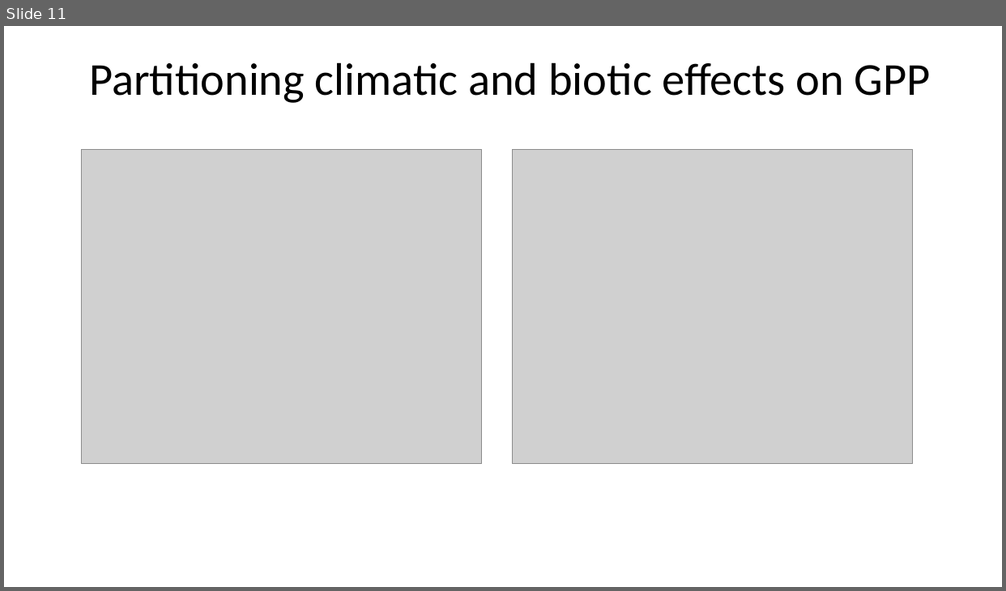
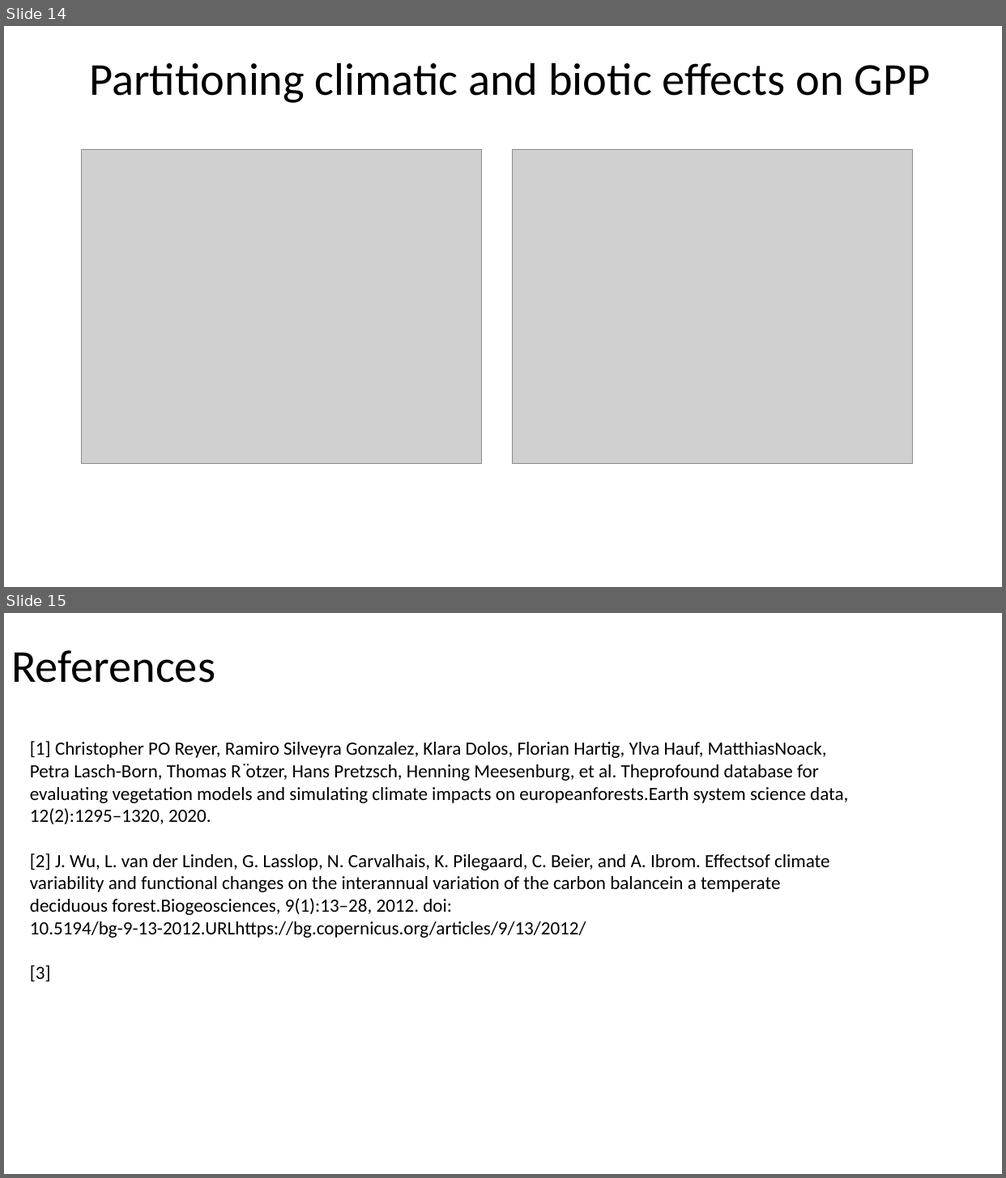
Before and after one commit to MWesselkamp/Intern_MPI_Jena, a slide deck: presentation/presi.pptx. Shown one above the other, each under a label of ours: slide 11 before the commit, slides 14 and 15 after it. The pictures are 1006x591 and 1006x1178 pixels, drawn with LibreOffice and Linux fonts; fonts in the diff are those of the drawing; grey boxes stand for pictures. Boxes give left, top, right and bottom in pixels: in the first picture for what was removed or moved away, otherwise in the second. Text is boxed around its words. In the diff, an @@ line names an element or a change of style, - is before the commit and + after.

```diff
--- a/presentation/presi.pptx
+++ b/presentation/presi.pptx
@@ slide 15 added at (4,613,1002,1174), background #FFFFFF @@
@@ title added at (11,650,215,683), 44 pt, text #000000 @@
+References
@@ text added at (30,741,848,982), 18 pt, text #000000 @@
+[1] Christopher PO Reyer, Ramiro Silveyra Gonzalez, Klara Dolos, Florian Hartig, Ylva Hauf, MatthiasNoack, Petra Lasch-Born, Thomas R ̈otzer, Hans Pretzsch, Henning Meesenburg, et al. Theprofound database for evaluating vegetation models and simulating climate impacts on europeanforests.Earth system science data, 12(2):1295–1320, 2020.
+[2] J. Wu, L. van der Linden, G. Lasslop, N. Carvalhais, K. Pilegaard, C. Beier, and A. Ibrom. Effectsof climate variability and functional changes on the interannual variation of the carbon balancein a temperate deciduous forest.Biogeosciences, 9(1):13–28, 2012. doi: 10.5194/bg-9-13-2012.URLhttps://bg.copernicus.org/articles/9/13/2012/
+[3]
@@ what was slide 11 is now slide 14 @@
```
Also in this commit, not shown: 5 slides changed, 7 other slides added, 4 slides removed, 14 other files.
